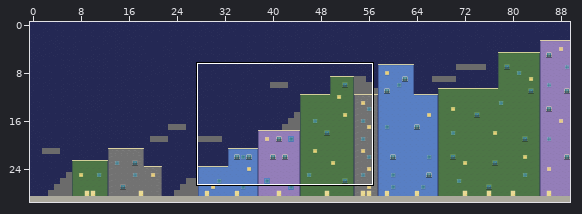
Two versions of a level (Tiled map (JSON), assets/maps/BBlvl1.json). Above: a wide view before the commit, with the close-up outlined.
Close-up. The starting point:
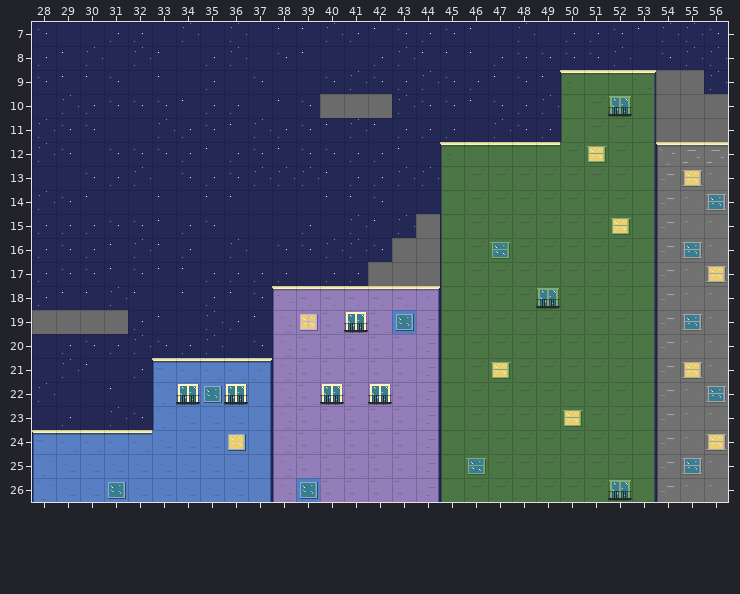
Cells are 32x32 px. Shown: x 28..56, y 7..26.
The result:
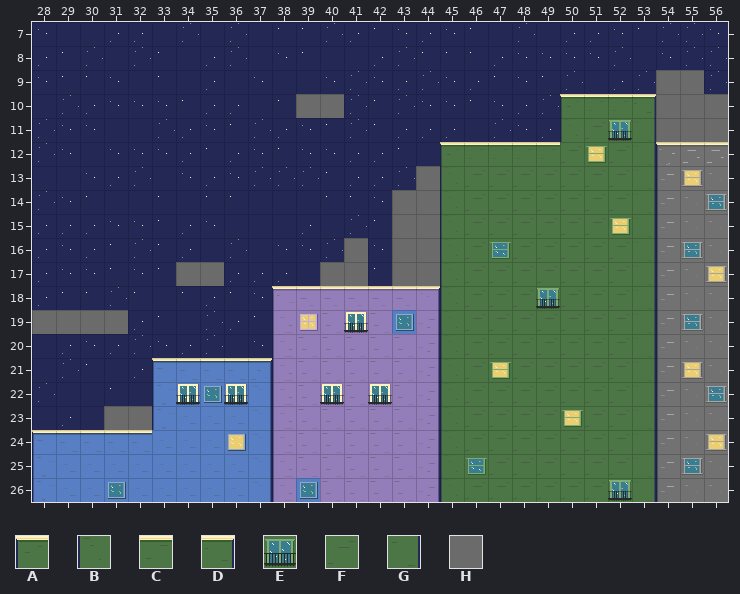
Key: from "new-city": A 4, B 11, C 18, D 25, E 36, F 37, G 38, H 45.
_ is an empty cell.
Diff:
Layer "platforms":
y 9: x 50..53 ACCD -> ____
y 10: x 39 _ -> H; x 41..42 HH -> __; x 50..53 BFEG -> ACCD
y 11: x 52 F -> E
y 13: x 44 _ -> H
y 14: x 43..44 __ -> HH
y 15: x 43 _ -> H
y 16: x 41 _ -> H
y 17: x 34..35 __ -> HH; x 40..42 __H -> HH_
y 23: x 31..32 __ -> HH
Pixel boxes of the changes (left, top, right, bottom) in both close-ups:
changed: (560, 70, 656, 141)
added: (296, 94, 320, 118)
removed: (344, 94, 392, 118)
added: (392, 166, 440, 238)
changed: (320, 238, 392, 286)
added: (176, 262, 224, 286)
added: (104, 406, 152, 430)
